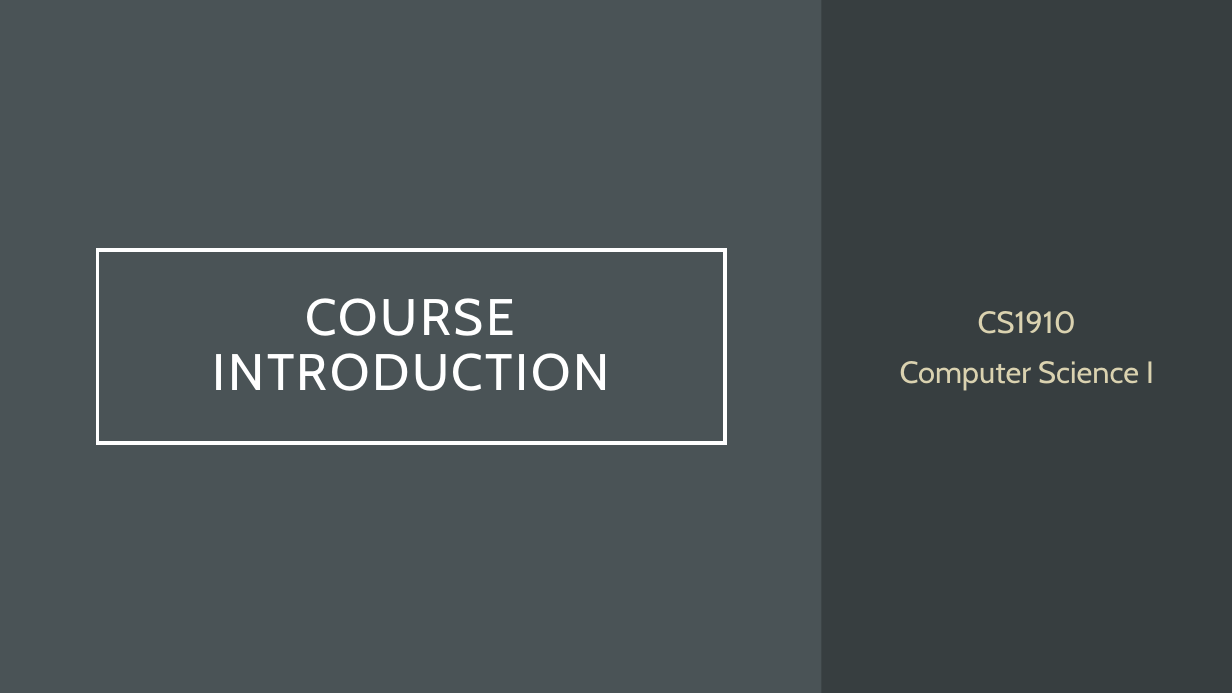
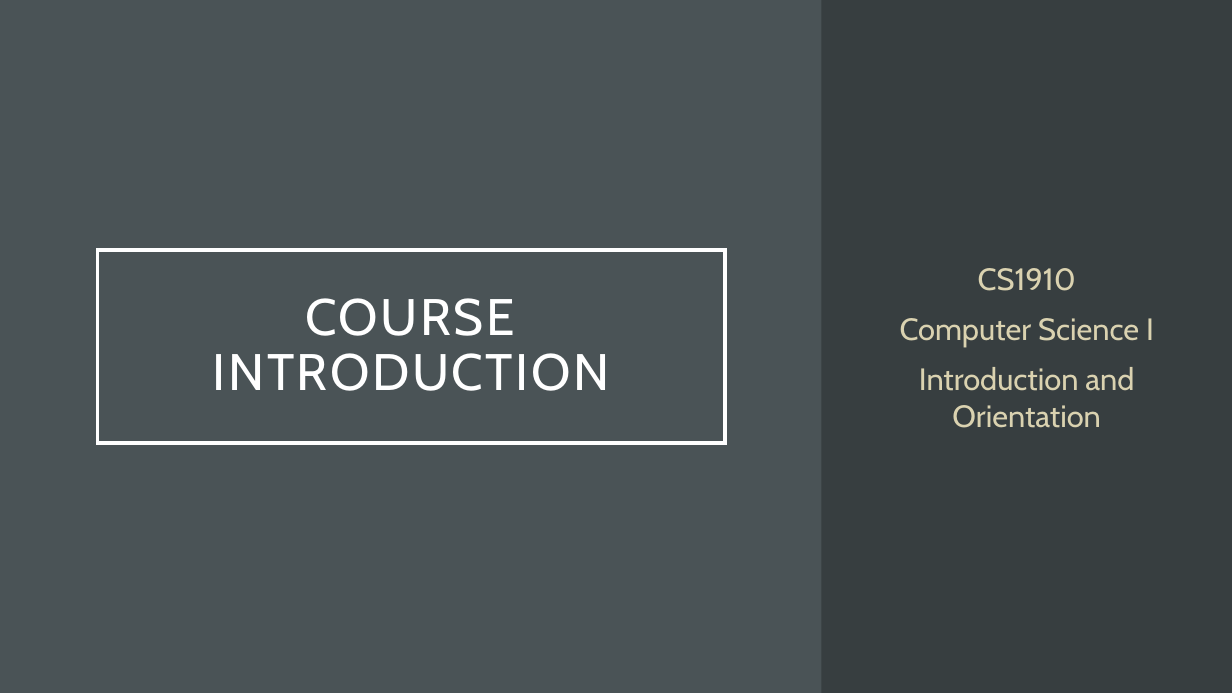
Before and after one commit to UPEI-CS/CS1910-Students, a slide deck: slide 3 of lectures/01-Course-Orientation/CS1910_Course-Orientation_Lecture.pptx. Drawn at 1232x693 pixels with LibreOffice and Linux fonts; fonts in the diff are those of the drawing. Boxes give left, top, right and bottom in pixels: in the first picture for what was removed or moved away, otherwise in the second. Text is boxed around its words. In the diff, an @@ line names an element or a change of style, - is before the commit and + after.

```diff
--- a/lectures/01-Course-Orientation/CS1910_Course-Orientation_Lecture.pptx
+++ b/lectures/01-Course-Orientation/CS1910_Course-Orientation_Lecture.pptx
@@ subtitle at (x1=919, y1=367, x2=1134, y2=428): paragraph added @@
+Introduction and Orientation
```
Also in this commit, not shown: 2 other slides changed.
